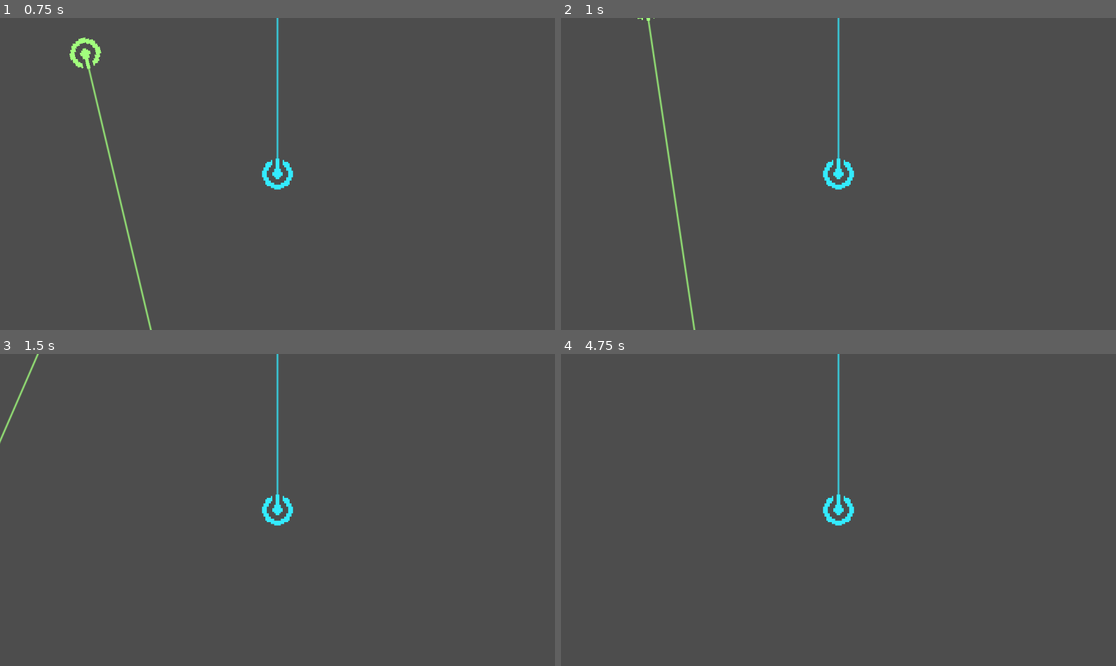
Above: before the commit, frames 1-4 (two rows, left to right).
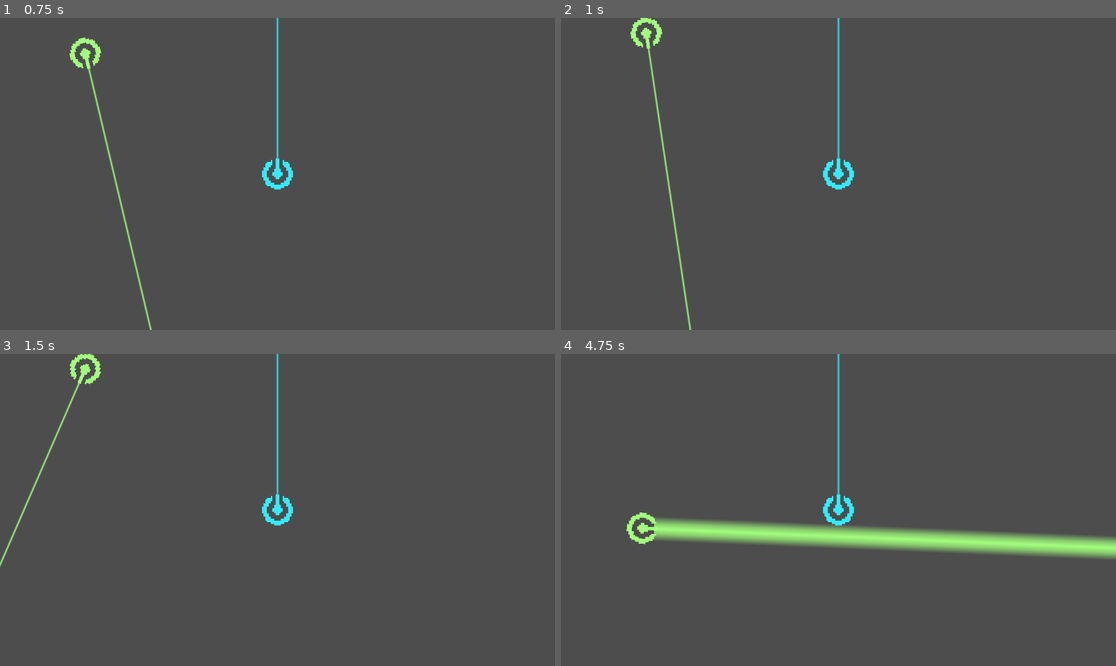
Above: after the commit, the same moments.

Repository: LinusKay/laserleague
Game: Godot game, scene res://scenes/game/main.tscn
Same seed, same stepped clock (60 frames per second), same inputs: the game is played once before the commit and once after it.
Inputs:
- Up to frame 1 (0.75 s): tap Enter at 0.5 s; hold W (move_up) from 0.53 s (still down); hold Down (aim_down) from 0.53 s (still down)
- Up to frame 2 (1 s): keep holding W (move_up); keep holding Down (aim_down)
- Up to frame 3 (1.5 s): keep holding W (move_up); release Down (aim_down) at 1.28 s; tap Left (aim_left) at 1.35 s
- Up to frame 4 (4.75 s): tap Space (attack) at 2 s; release W (move_up) at 2.03 s; hold Right (aim_right) 2.03-2.78 s; hold A (move_left) 2.03-3.53 s; tap Up (aim_up) at 2.85 s; tap Enter at 3.5 s; hold S (move_down) 3.53-4.28 s; hold Space (attack) 3.53-4.28 s; hold D (move_right) from 4.28 s (still down); tap Down (aim_down) at 4.35 s

Frame 1 is identical in both runs. In frame 2, 1.1% of the frame differs, in the area x 12-25%, y 0-100%; in frame 3, 0.7%; in frame 4, 6.1%, in the area x 11-100%, y 50-66%.

Commit message:
Add world border

Diff:
--- a/scenes/game/main.tscn
+++ b/scenes/game/main.tscn
@@ -6,6 +6,8 @@
 [ext_resource type="PackedScene" uid="uid://bcte6351a6gbb" path="res://scenes/game/player/player.tscn" id="2_dasuy"]
 [ext_resource type="PackedScene" uid="uid://c3hmrg38vg16t" path="res://scenes/game/audio/audio_controller.tscn" id="5_n2kco"]
 [ext_resource type="Script" path="res://scenes/game/audio/audio_controller.gd" id="6_o68kx"]
+
+[sub_resource type="WorldBoundaryShape2D" id="WorldBoundaryShape2D_klpgj"]
 
 [node name="World" type="Node2D"]
 
@@ -34,6 +36,28 @@
 [node name="AudioController" parent="." instance=ExtResource("5_n2kco")]
 script = ExtResource("6_o68kx")
 
+[node name="Border" type="StaticBody2D" parent="."]
+position = Vector2(0, 330)
+
+[node name="BorderSouth" type="CollisionShape2D" parent="Border"]
+position = Vector2(0, -8)
+shape = SubResource("WorldBoundaryShape2D_klpgj")
+
+[node name="BorderEast" type="CollisionShape2D" parent="Border"]
+position = Vector2(576, -330)
+rotation = -1.5708
+shape = SubResource("WorldBoundaryShape2D_klpgj")
+
+[node name="BorderWest" type="CollisionShape2D" parent="Border"]
+position = Vector2(-578, -330)
+rotation = 1.5708
+shape = SubResource("WorldBoundaryShape2D_klpgj")
+
+[node name="BorderNorth" type="CollisionShape2D" parent="Border"]
+position = Vector2(0, -655)
+rotation = 3.14159
+shape = SubResource("WorldBoundaryShape2D_klpgj")
+
 [connection signal="attack_start" from="Player1" to="AudioController" method="_on_player_1_attack_start"]
 [connection signal="attacked" from="Player1" to="AudioController" method="_on_player_1_attacked"]
 [connection signal="attack_start" from="Player2" to="AudioController" method="_on_player_2_attack_start"]
Not shown: 1 places in scenes/game/main.tscn that only renumber resources
